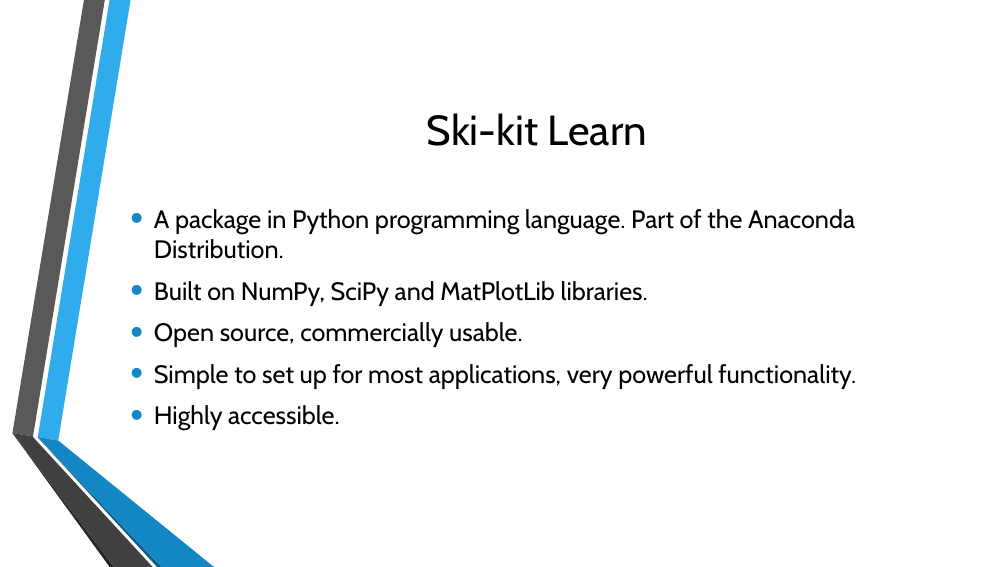
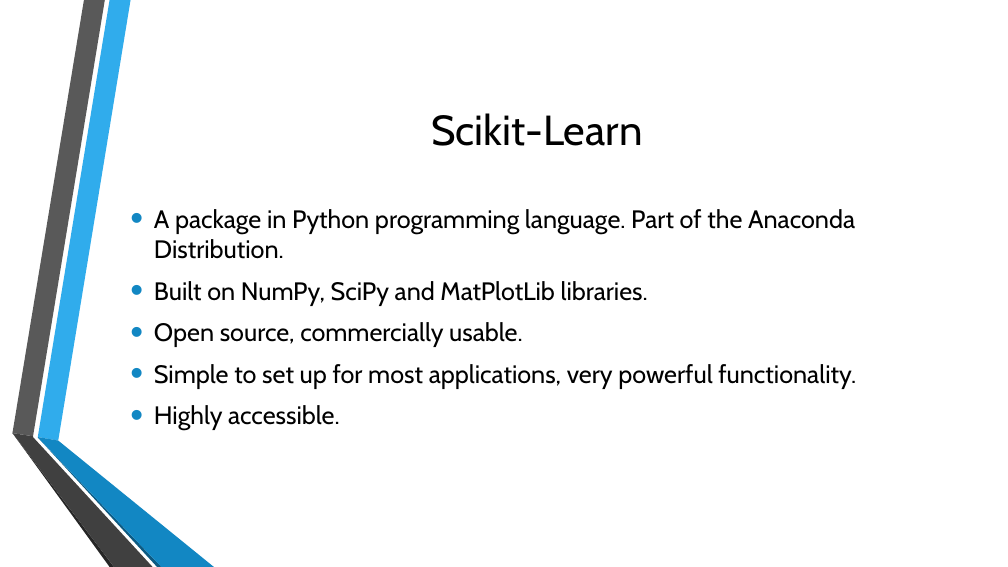
Before and after one commit to samuelsenior/ML_Intro, a slide deck: slide 9 of ML_Tools.pptx. Drawn at 1008x567 pixels with LibreOffice and Linux fonts; fonts in the diff are those of the drawing; background and template pictures are left out. Boxes give left, top, right and bottom in pixels: in the first picture for what was removed or moved away, otherwise in the second. Text is boxed around its words. In the diff, an @@ line names an element or a change of style, - is before the commit and + after.

Commit message:
Additions of my slides. Merge of all slides. Fixed typos. Enforced consistency.

```diff
--- a/ML_Tools.pptx
+++ b/ML_Tools.pptx
@@ title at [431, 113, 642, 146]: text changed @@
-Ski-kit Learn
+Scikit-Learn
```
Also in this commit, not shown: 7 other slides changed, 20 slides added.
